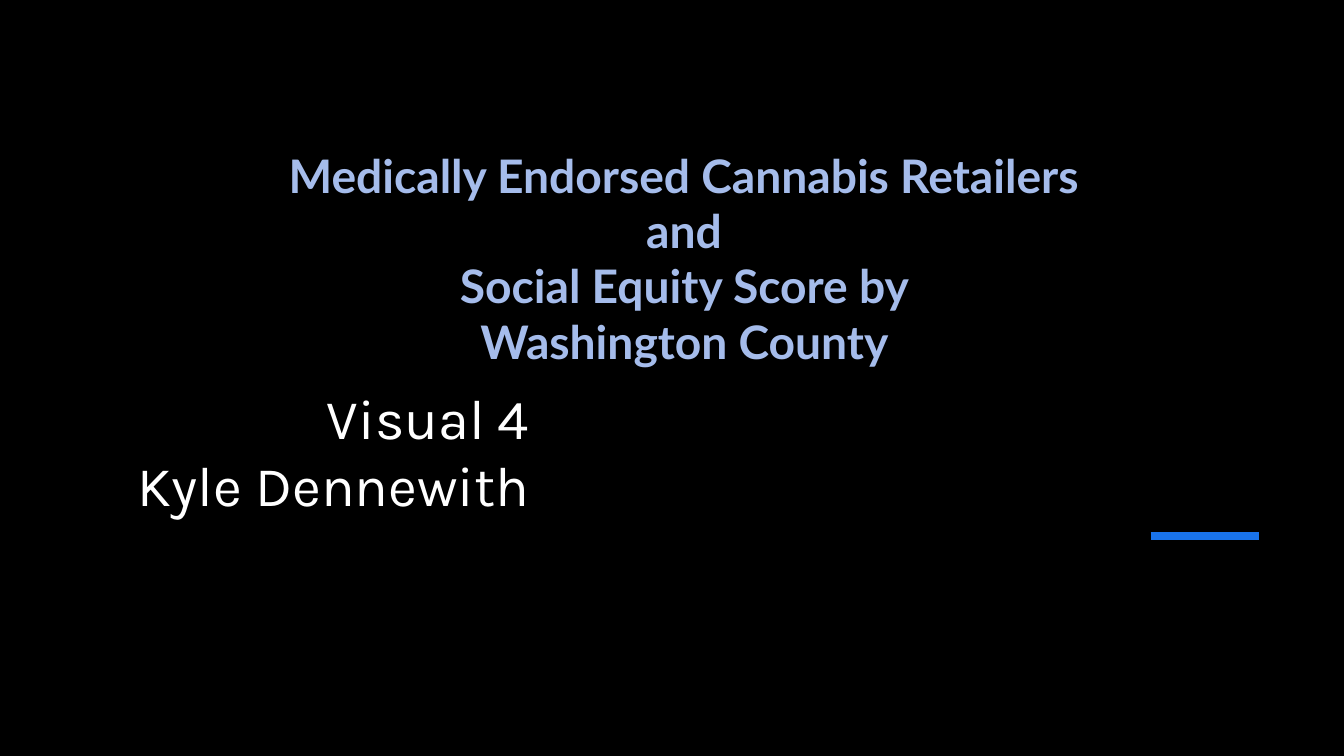
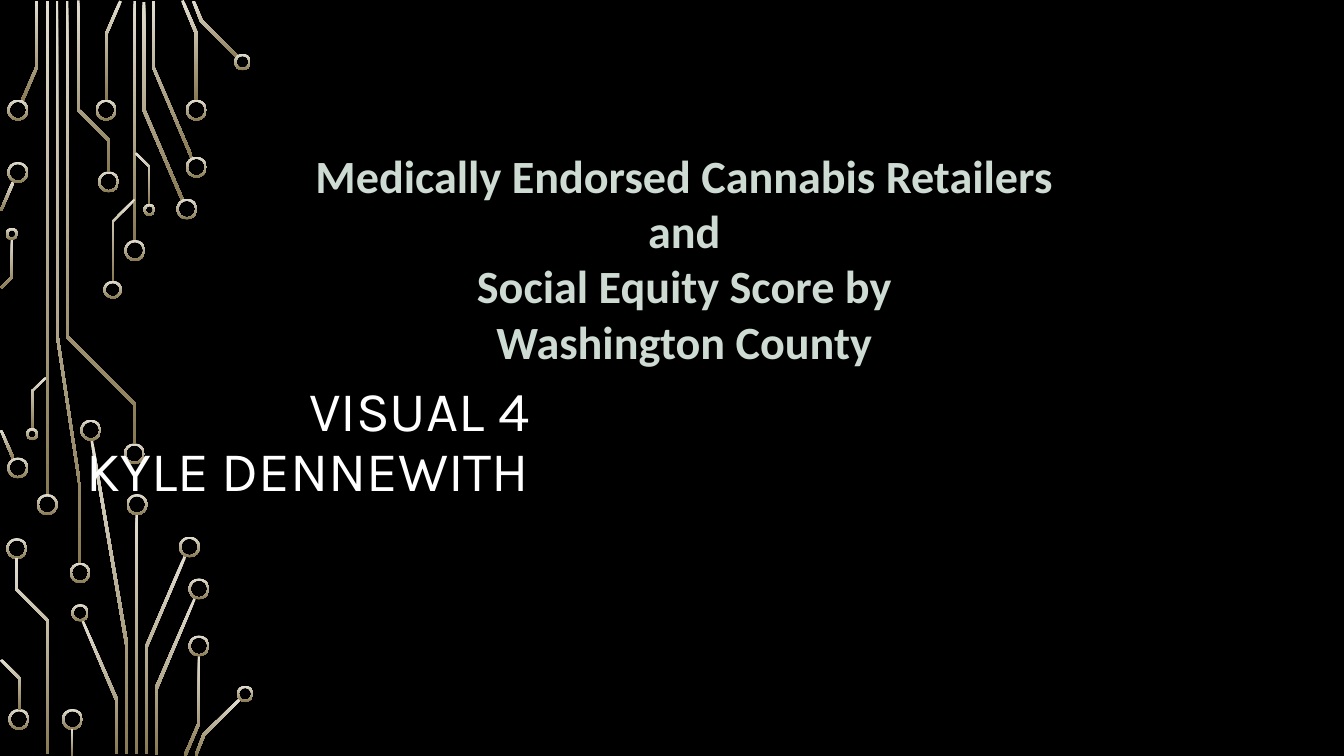
Before and after one commit to nood-leog/CS445-Group, a slide deck: slide 19 of Final Presentation Slides.pptx (slide 4 before the commit). Drawn at 1344x756 pixels with LibreOffice and Linux fonts; fonts in the diff are those of the drawing; background and template pictures are left out. Boxes give left, top, right and bottom in pixels: in the first picture for what was removed or moved away, otherwise in the second. Text is boxed around its words. In the diff, an @@ line names an element or a change of style, - is before the commit and + after.

```diff
--- a/Final Presentation Slides.pptx
+++ b/Final Presentation Slides.pptx
@@ rectangle removed at (402,0,1344,756) @@
@@ text "Medically Endorsed Cannabis Retailers" at (315,160,1053,367): font Lato to Calibri, text colour #A5BCEB to #CDDBD3 @@
@@ title at (86,395,529,505): text changed @@
-Visual 4
-Kyle Dennewith
+VISUAL 4
+KYLE DENNEWITH
@@ line removed from (1151, 536) to (1259, 536) @@
@@ group added at (0,0,254,756): 50 freeform shapes, 4 rectangles @@
```
Also in this commit, not shown: 21 other slides changed, 16 slides added.
